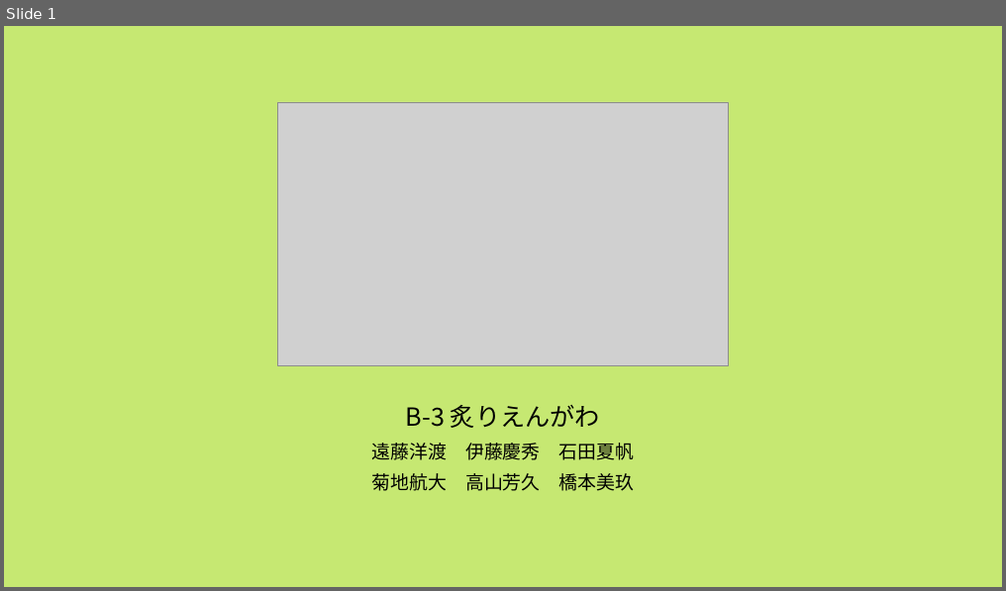
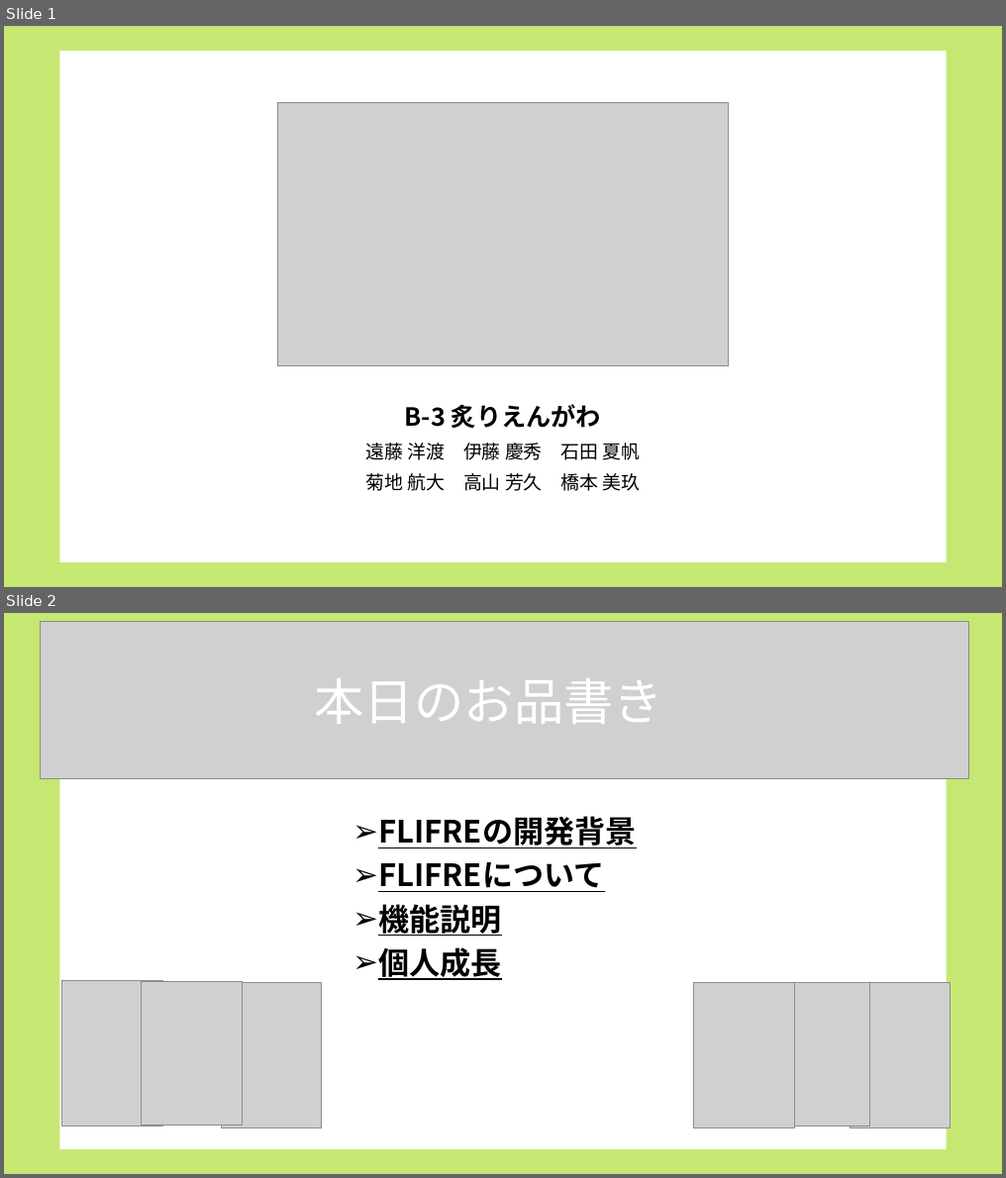
Before and after one commit to dojo2022/B-3, a slide deck: doc/B3炙りえんがわ_成果発表会資料.pptx. Shown one above the other, each under a label of ours: slide 1 before the commit, slides 1 and 2 after it. The pictures are 1006x591 and 1006x1178 pixels, drawn with LibreOffice and Linux fonts; fonts in the diff are those of the drawing; grey boxes stand for pictures. Boxes give left, top, right and bottom in pixels: in the first picture for what was removed or moved away, otherwise in the second. Text is boxed around its words. In the diff, an @@ line names an element or a change of style, - is before the commit and + after.

```diff
--- a/doc/B3炙りえんがわ_成果発表会資料.pptx
+++ b/doc/B3炙りえんがわ_成果発表会資料.pptx
@@ slide 2 added at <box>4,613,1002,1174</box>, background #C6E872 @@
@@ picture added at <box>40,621,968,779</box> @@
@@ rectangle added at <box>60,638,946,1150</box>, fill #FFFFFF @@
@@ text added at <box>314,678,663,724</box>, 48 pt, text #FFFFFF @@
+本日のお品書き
@@ text added at <box>378,816,636,980</box>, 29.6 pt, text #000000, bold, underline @@
+➢ FLIFREの開発背景
+➢ FLIFREについて
+➢ 機能説明
+➢ 個人成長
@@ picture added at <box>62,980,162,1127</box> @@
@@ picture added at <box>141,982,242,1126</box> @@
@@ picture added at <box>222,983,322,1129</box> @@
@@ picture added at <box>694,983,795,1129</box> @@
@@ picture added at <box>769,983,869,1127</box> @@
@@ picture added at <box>849,983,950,1129</box> @@
@@ slide 1 changed as well @@
@@ rectangle added at <box>60,51,946,563</box>, fill #FFFFFF @@
@@ subtitle at <box>405,404,601,429</box>: bold on in "B-3 炙りえんがわ" @@
@@ subtitle at <box>365,443,641,491</box>: spaces changed @@
-遠藤洋渡 伊藤慶秀 石田夏帆
-菊地航大 高山芳久 橋本美玖
+遠藤 洋渡 伊藤 慶秀 石田 夏帆
+菊地 航大 高山 芳久 橋本 美玖
```
Also in this commit, not shown: 13 other slides changed, 2 other slides added, 6 slides removed.
